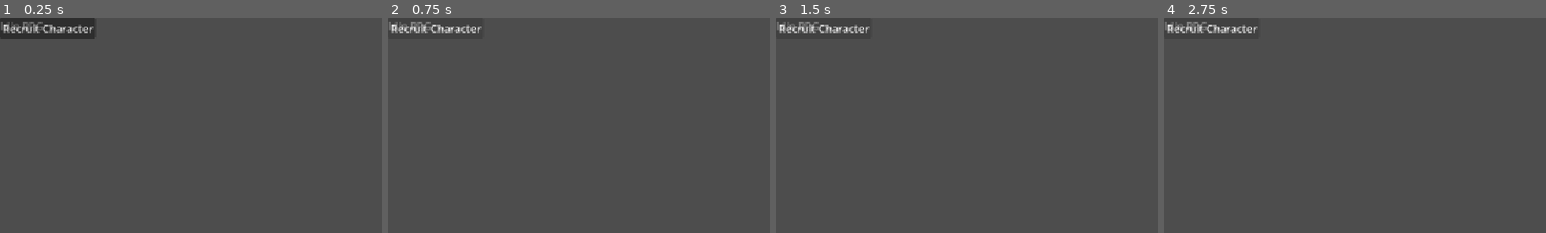
Above: before the commit, frames 1-4 (left to right).
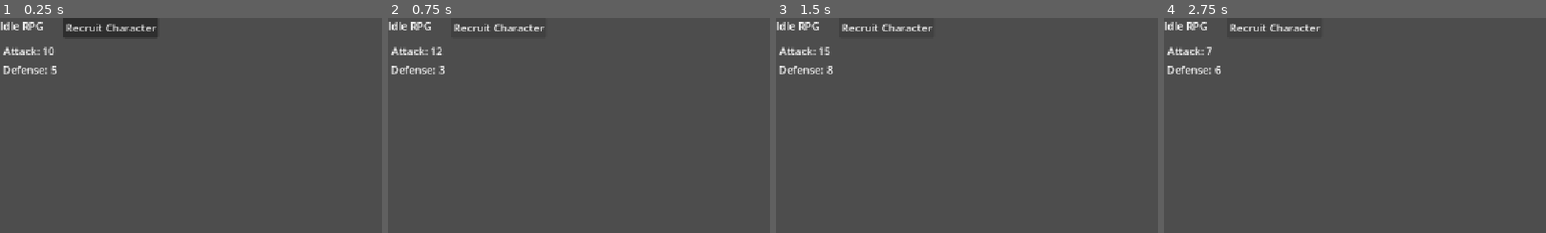
Above: after the commit, the same moments.

Repository: fehudma/godot_projects
Game: Godot game, scene res://Scenes/main.tscn
Two runs of this game, one before a commit and one after it. Both use one fixed random seed, a clock stepped at 60 frames per second and the inputs below.
Inputs:
- Up to frame 1 (0.25 s): no input
- Up to frame 2 (0.75 s): click "Recruit Character" at 0.5 s
- Up to frame 3 (1.5 s): click "Recruit Character" at 1.25 s
- Up to frame 4 (2.75 s): click "Recruit Character" at 2 s
The pictures show only the part of the screen within x 0-50%, y 0-50%; the shares and areas given below are measured in that part.

The runs differ from the first frame. In frame 1, 3.6% of the frame differs, in the area x 0-42%, y 0-27%; in frame 2, 1.6%; in frame 3, 1.6%; in frame 4, 1.5%.

Commit message:
simple random functions for attack, defense and name

Diff:
--- a/Scenes/main.gd
+++ b/Scenes/main.gd
@@ -1,4 +1,27 @@
 extends Control
+#=======================VARs
+var attack: int = 10
+var defense: int = 5
 
+#=======================OnReadies
+@onready var attack_label: Label = $AttackLabel
+
+#=======================HELPER FUNCTIONs
+func update_stats_display() -> void:
+	$AttackLabel.text = "Attack: " + str(attack)
+	$DefenseLabel.text = "Defense: " + str(defense)
+
+#=======================INIT
+
+func _ready() -> void:
+	update_stats_display()
+
+
+
+
+
+#=======================SIGNALs
 func _on_recruit_button_pressed() -> void:
-	print("Recruit button pressed")
+	attack = randi_range(5, 15)
+	defense = randi_range(3, 10)
+	update_stats_display()
--- a/Scenes/main.tscn
+++ b/Scenes/main.tscn
@@ -19,8 +19,26 @@
 
 [node name="RecruitButton" type="Button" parent="." unique_id=1699536273]
 layout_mode = 0
-offset_right = 8.0
-offset_bottom = 8.0
+offset_left = 95.0
+offset_top = -1.0
+offset_right = 239.0
+offset_bottom = 30.0
 text = "Recruit Character"
 
+[node name="AttackLabel" type="Label" parent="." unique_id=1983624152]
+layout_mode = 0
+offset_left = 5.0
+offset_top = 38.0
+offset_right = 82.0
+offset_bottom = 61.0
+text = "Attack: 99"
+
+[node name="DefenseLabel" type="Label" parent="." unique_id=1853046147]
+layout_mode = 0
+offset_left = 4.0
+offset_top = 66.0
+offset_right = 95.0
+offset_bottom = 89.0
+text = "Defense: 99"
+
 [connection signal="pressed" from="RecruitButton" to="." method="_on_recruit_button_pressed"]
